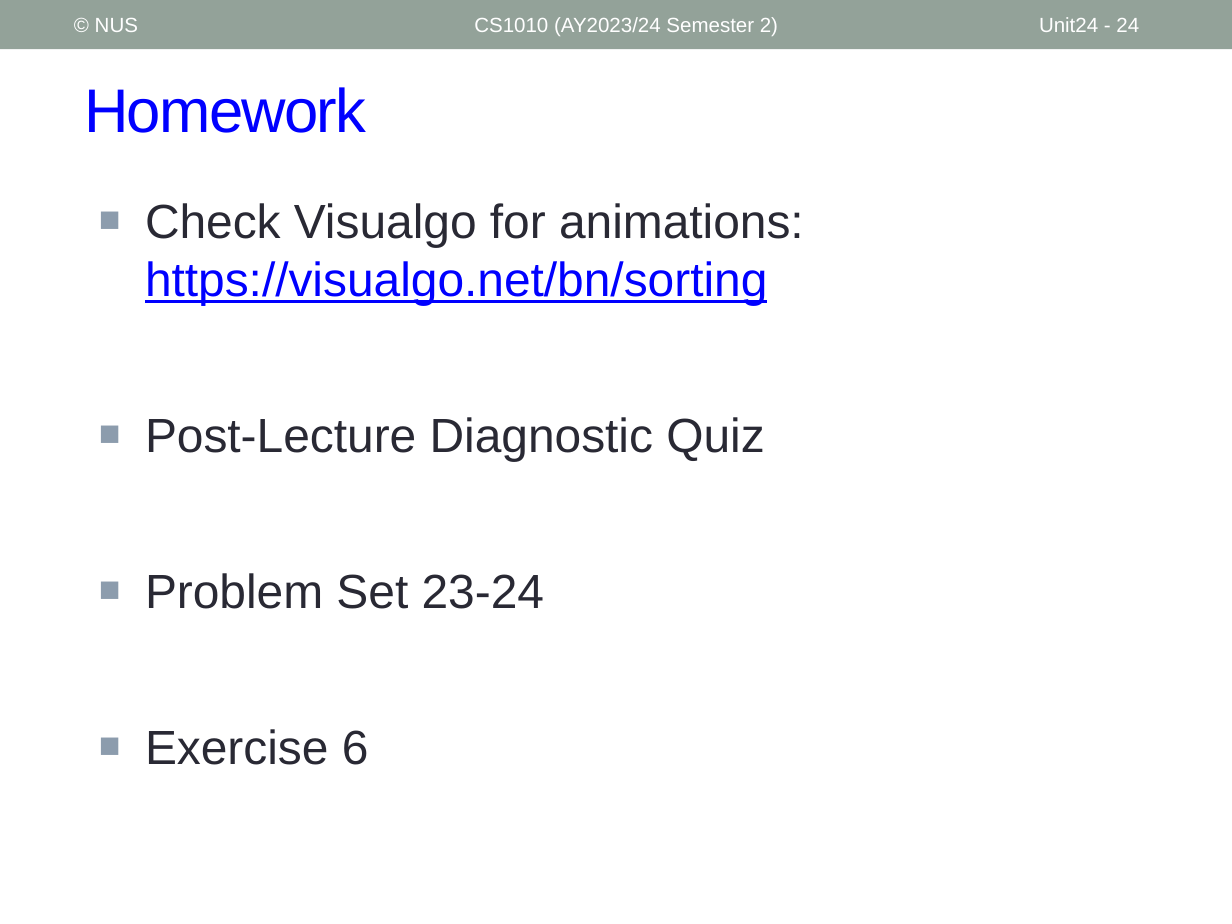
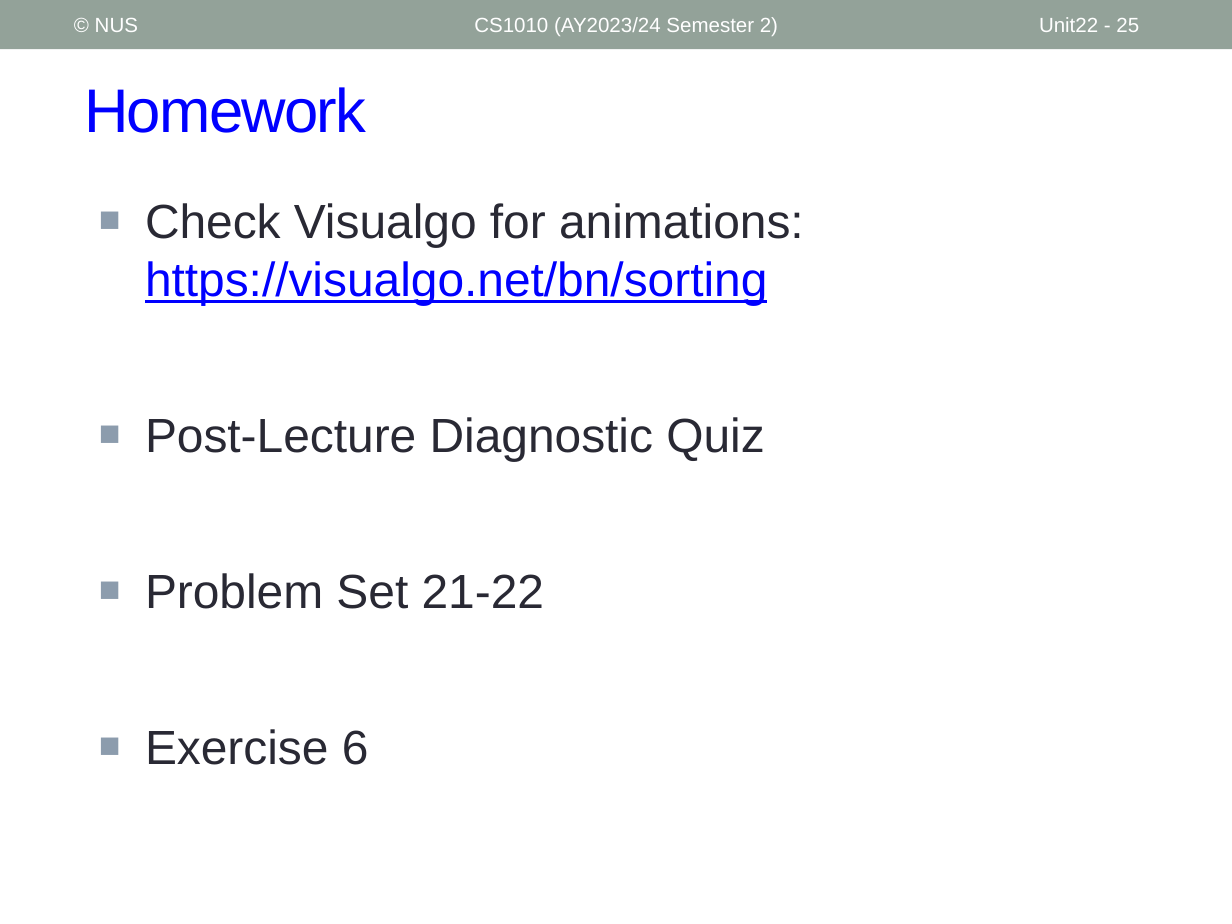
Before and after one commit to nus-cs1010-2425-s2/website, a slide deck: slide 25 of slides/Unit22_Sorting.pptx (slide 24 before the commit). Drawn at 1232x924 pixels with LibreOffice and Linux fonts; fonts in the diff are those of the drawing. Boxes give left, top, right and bottom in pixels: in the first picture for what was removed or moved away, otherwise in the second. Text is boxed around its words. In the diff, an @@ line names an element or a change of style, - is before the commit and + after.

```diff
--- a/slides/Unit22_Sorting.pptx
+++ b/slides/Unit22_Sorting.pptx
@@ page number at (1039, 17, 1139, 32): text changed @@
-Unit24 - 24
+Unit22 - 25
@@ text at (145, 573, 544, 609): text changed @@
-■ Problem Set 23-24
+■ Problem Set 21-22
```
Also in this commit, not shown: 6 other slides changed, 1 slide added, 4 other files.
